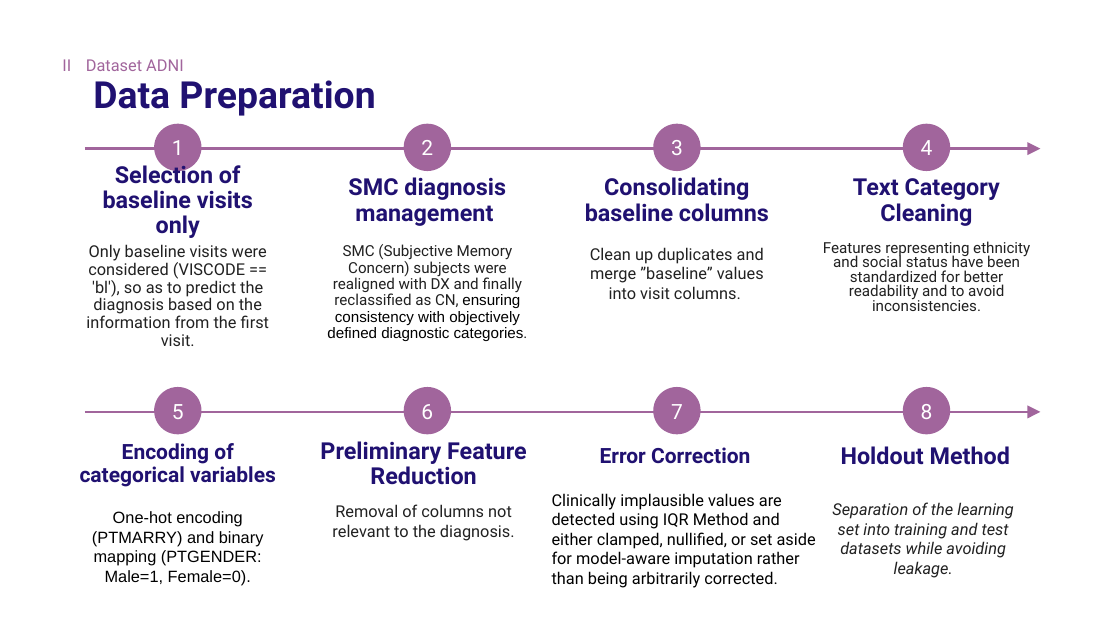
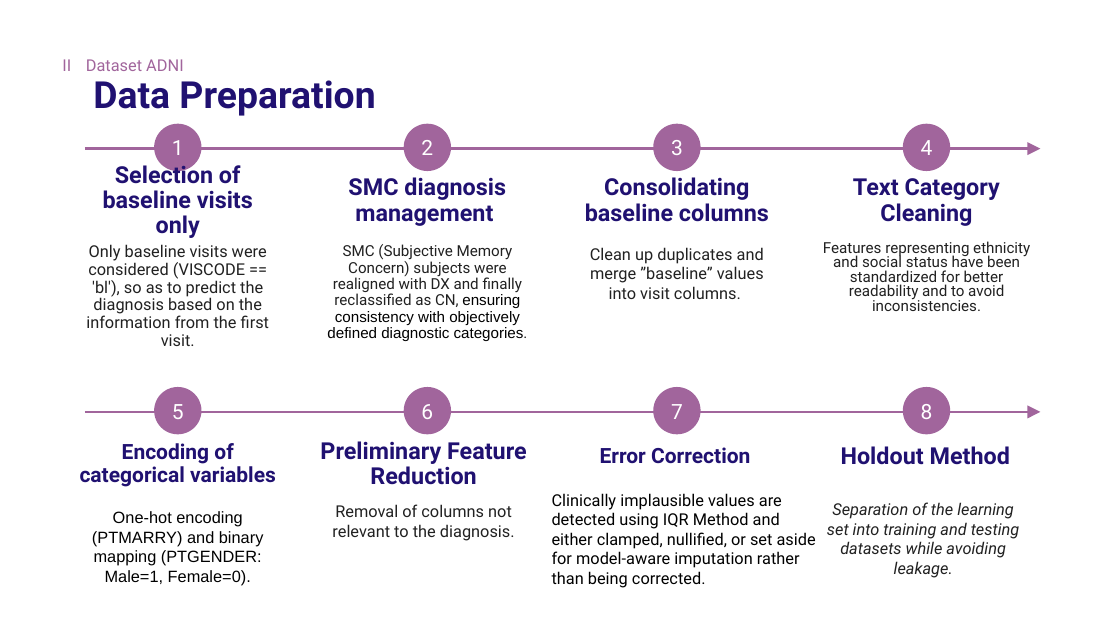
Before and after one commit to Tenshin000/CogniPredictAD, a slide deck: slide 11 of Presentation.pptx. Drawn at 1120x630 pixels with LibreOffice and Linux fonts; fonts in the diff are those of the drawing. Boxes give left, top, right and bottom in pixels: in the first picture for what was removed or moved away, otherwise in the second. Text is boxed around its words. In the diff, an @@ line names an element or a change of style, - is before the commit and + after.

```diff
--- a/Presentation.pptx
+++ b/Presentation.pptx
@@ text at (x1=552, y1=493, x2=816, y2=588): text changed @@
-Clinically implausible values are detected using IQR Method and either clamped, nullified, or set aside for model-aware imputation rather than being arbitrarily corrected.
+Clinically implausible values are detected using IQR Method and either clamped, nullified, or set aside for model-aware imputation rather than being corrected.
@@ text at (x1=827, y1=502, x2=1019, y2=578): text changed @@
-Separation of the learning set into training and test datasets while avoiding leakage.
+Separation of the learning set into training and testing datasets while avoiding leakage.
```
Also in this commit, not shown: 5 other slides changed, 10 other files.
